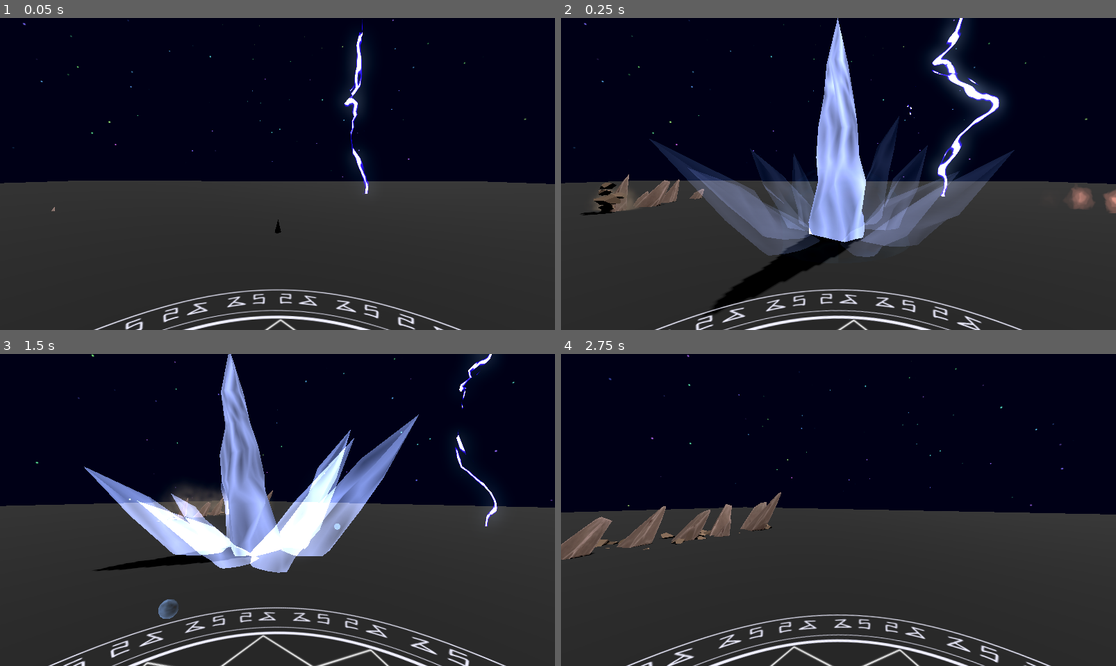
Above: before the commit, frames 1-4 (two rows, left to right).
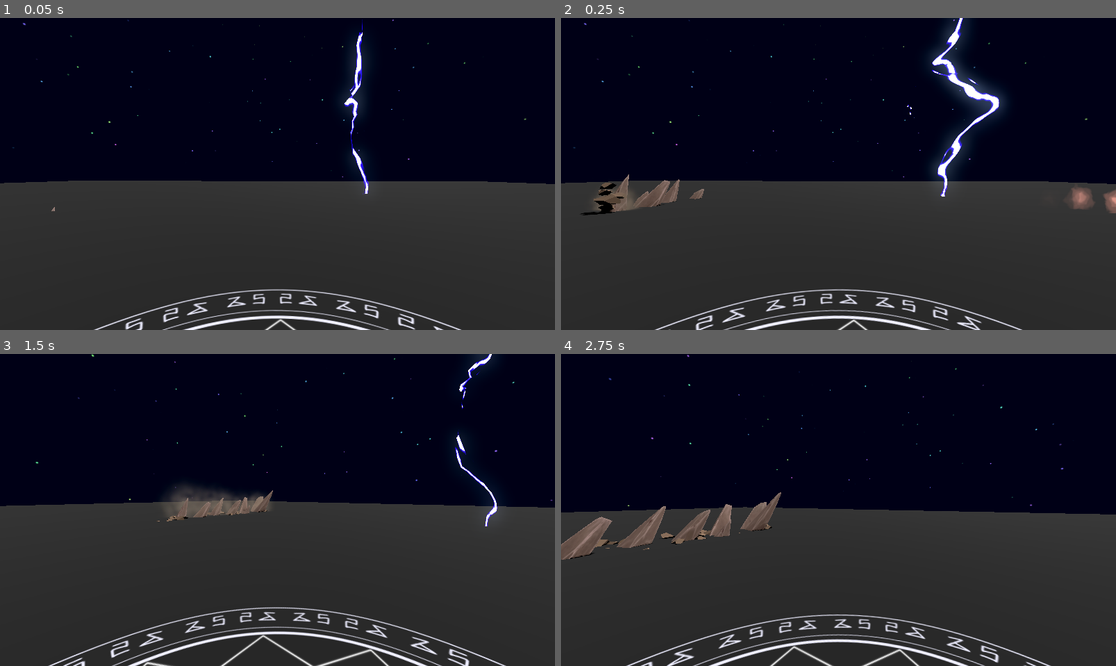
Above: after the commit, the same moments.

Repository: wispykey/shader-dump
Game: Godot game, scene res://demo_map.tscn
Two runs of this game, one before a commit and one after it. Both use one fixed random seed, a clock stepped at 60 frames per second and the inputs below.
Inputs (mouse positions are in pixels of both pictures, inside the frame that each line leads up to):
- Up to frame 1 (0.05 s): no input
- Up to frame 2 (0.25 s): no input
- Up to frame 3 (1.5 s): tap Enter (ui_accept) at 0.5, 0.77 s; move the mouse to (399, 494) at 0.52 s; hold Right (ui_right) 0.53-1.28 s; click (399, 494) at 0.67 s; move the mouse to (249, 510) at 1.27 s; hold Up (ui_up) from 1.28 s (still down)
- Up to frame 4 (2.75 s): keep holding Up (ui_up); tap Enter (ui_accept) at 1.52 s; move the mouse to (849, 503) at 2.02 s

The runs differ from the first frame. In frame 1, less than 0.1% of the frame differs, in the area x 49-51%, y 64-70%; in frame 2, 15%, in the area x 15-82%, y 0-96%; in frame 3, 12%; in frame 4, nothing differs.

Commit message:
Fade alpha on soul freeze despawn

Diff:
--- a/3D/SoulFreeze/large_shard_material.tres
+++ b/3D/SoulFreeze/large_shard_material.tres
@@ -18,6 +18,6 @@
 [resource]
 transparency = 4
 shading_mode = 0
-albedo_color = Color(1.4275625, 1.6014571, 2.2970352, 0.5019608)
+albedo_color = Color(1.2377636, 1.384157, 1.9919585, 0.20483756)
 albedo_texture = SubResource("NoiseTexture2D_m4dvh")
 refraction_enabled = true
--- a/3D/SoulFreeze/small_shard_material.tres
+++ b/3D/SoulFreeze/small_shard_material.tres
@@ -18,6 +18,6 @@
 transparency = 1
 blend_mode = 1
 shading_mode = 0
-albedo_color = Color(1.4279907, 1.6019355, 2.2977145, 0.427451)
+albedo_color = Color(1.1323519, 1.2669139, 1.8251296, 0.13694364)
 albedo_texture = SubResource("NoiseTexture2D_m4dvh")
 refraction_enabled = true
--- a/3D/SoulFreeze/soul_freeze.tscn
+++ b/3D/SoulFreeze/soul_freeze.tscn
@@ -218,6 +218,30 @@
 "update": 0,
 "values": [Vector3(-0.9578401, -7.3098316, 0.7403381)]
 }
+tracks/9/type = "value"
+tracks/9/imported = false
+tracks/9/enabled = true
+tracks/9/path = NodePath("LargeShard/LargeShard-rigid:material_override:albedo_color")
+tracks/9/interp = 1
+tracks/9/loop_wrap = true
+tracks/9/keys = {
+"times": PackedFloat32Array(0),
+"transitions": PackedFloat32Array(1),
+"update": 0,
+"values": [Color(1.2377636, 1.384157, 1.9919585, 0.20483756)]
+}
+tracks/10/type = "value"
+tracks/10/imported = false
+tracks/10/enabled = true
+tracks/10/path = NodePath("SmallShards/Shard2/SmallShard-rigid:material_override:albedo_color")
+tracks/10/interp = 1
+tracks/10/loop_wrap = true
+tracks/10/keys = {
+"times": PackedFloat32Array(0),
+"transitions": PackedFloat32Array(1),
+"update": 0,
+"values": [Color(1.1323519, 1.2669139, 1.8251296, 0.13694364)]
+}
 
 [sub_resource type="Animation" id="Animation_m4dvh"]
 resource_name = "init"
@@ -390,10 +414,10 @@
 tracks/13/interp = 1
 tracks/13/loop_wrap = true
 tracks/13/keys = {
-"times": PackedFloat32Array(0.16666667, 0.43333334),
-"transitions": PackedFloat32Array(1.2745613, 1),
-"update": 0,
-"values": [Color(1.4319261, 1.5980874, 2.2977145, 0), Color(1.4279907, 1.6019355, 2.2977145, 0.42745098)]
+"times": PackedFloat32Array(0.16666667, 0.43333334, 1.8698463, 2.7666667, 2.9666667),
+"transitions": PackedFloat32Array(1.2745613, 0.7845841, 0.43527526, 2.0000007, 1),
+"update": 0,
+"values": [Color(1.4319261, 1.5980874, 2.2977145, 0), Color(1.4279907, 1.6019355, 2.2977145, 0.42745098), Color(1.0037289, 1.1220398, 1.6201918, 0.32941177), Color(1.0037289, 1.1220398, 1.6201918, 0.32941177), Color(1.0448701, 1.1677785, 1.6852883, 0.015686275)]
 }
 tracks/14/type = "value"
 tracks/14/imported = false
@@ -402,10 +426,10 @@
 tracks/14/interp = 1
 tracks/14/loop_wrap = true
 tracks/14/keys = {
-"times": PackedFloat32Array(0.04418792, 0.26666668, 0.36978304),
-"transitions": PackedFloat32Array(1.2311445, 1, 1),
-"update": 0,
-"values": [Color(1.4314969, 1.5976101, 2.2970352, 0), Color(1.4418361, 1.6091049, 2.3133948, 0.6666667), Color(1.4275625, 1.6014571, 2.2970352, 0.5019608)]
+"times": PackedFloat32Array(0.04418792, 0.26666668, 0.36666667, 1.8698463, 2.7666667, 2.9333334),
+"transitions": PackedFloat32Array(1.2311445, 1, 0.7845841, 0.43527526, 2.0000007, 1),
+"update": 0,
+"values": [Color(1.4314969, 1.5976101, 2.2970352, 0), Color(1.4418361, 1.6091049, 2.3133948, 0.6666667), Color(1.4275625, 1.6014571, 2.2970352, 0.5019608), Color(1.0037289, 1.1220398, 1.6201918, 0.32941177), Color(1.0037289, 1.1220398, 1.6201918, 0.32941177), Color(1.1795623, 1.3175224, 1.8984075, 0.05490196)]
 }
 
 [sub_resource type="AnimationLibrary" id="AnimationLibrary_m1vsm"]
--- a/demo_map.gd
+++ b/demo_map.gd
@@ -1,6 +1,7 @@
 extends Node3D
 
 
+@export var skill_distance: float = 8.
 @export var skill_loadout: Array[PackedScene] = []
 @export var pot: PackedScene
 
@@ -26,8 +27,7 @@
 	var angle = -1 * player.look_rotation.y
 	var player_facing_dir = Vector3(sin(angle), 0, -cos(angle))
 
-	# Could make this per-skill instead
-	var skill_distance = 10.
+
 
 	var offset = player_facing_dir * skill_distance
 	var spawn_position = player.position + offset
--- a/demo_map.tscn
+++ b/demo_map.tscn
@@ -70,7 +70,4 @@
 [node name="Elfire" parent="." unique_id=1272849628 instance=ExtResource("6_ofcdo")]
 transform = Transform3D(1, 0, 0, 0, 1, 0, 0, 0, 1, 10.725, 0, -8.154983)
 
-[node name="SoulFreeze" parent="." unique_id=1774289186 instance=ExtResource("11_7gilj")]
-transform = Transform3D(1, 0, 0, 0, 1, 0, 0, 0, 1, 0, 0, -5.8733387)
-
 [editable path="Earth"]
